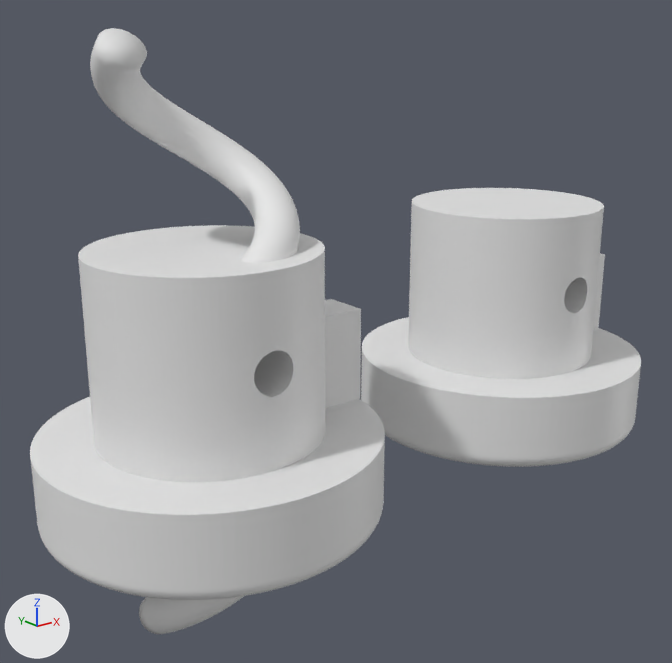
Two versions of the Blender file rabbit ears corkscrew bushing.blend, one commit apart.
Before and after are seen from a 50 mm lens placed at (-26.1, -44.4, 27.3), pointed at (10.3, 1.1, 9.1). Lighting does not change. The marker at lower left points along +X, +Y and +Z.

The first picture shows '2.5mm bushing', '2.5mm screw', '3mm bushing'.
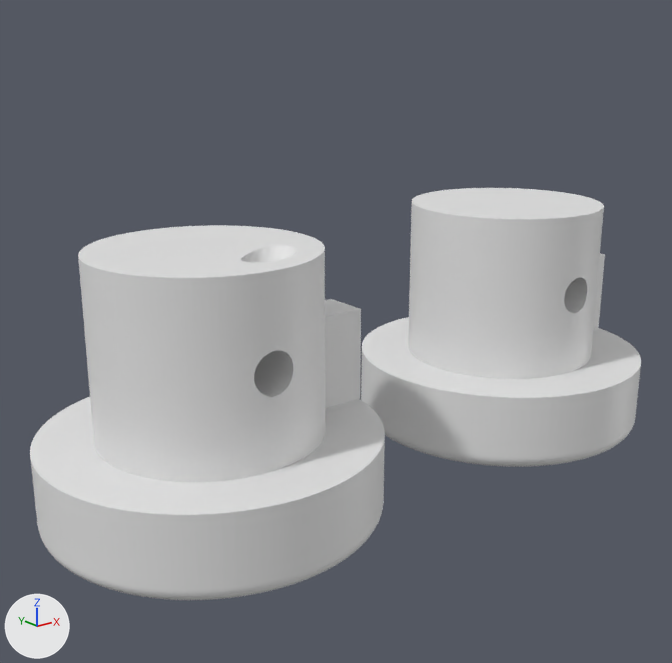
Commit message: drill 2.5mm screw

What the commit changed:
Object '2.5mm screw' (ob_2_5mm_screw) is deleted.

What differs and where, as boxes [x1, y1, x2, y2] in the pictures (672 x 663 px):
'2.5mm screw', deleted
    before: [90, 28, 300, 634]
